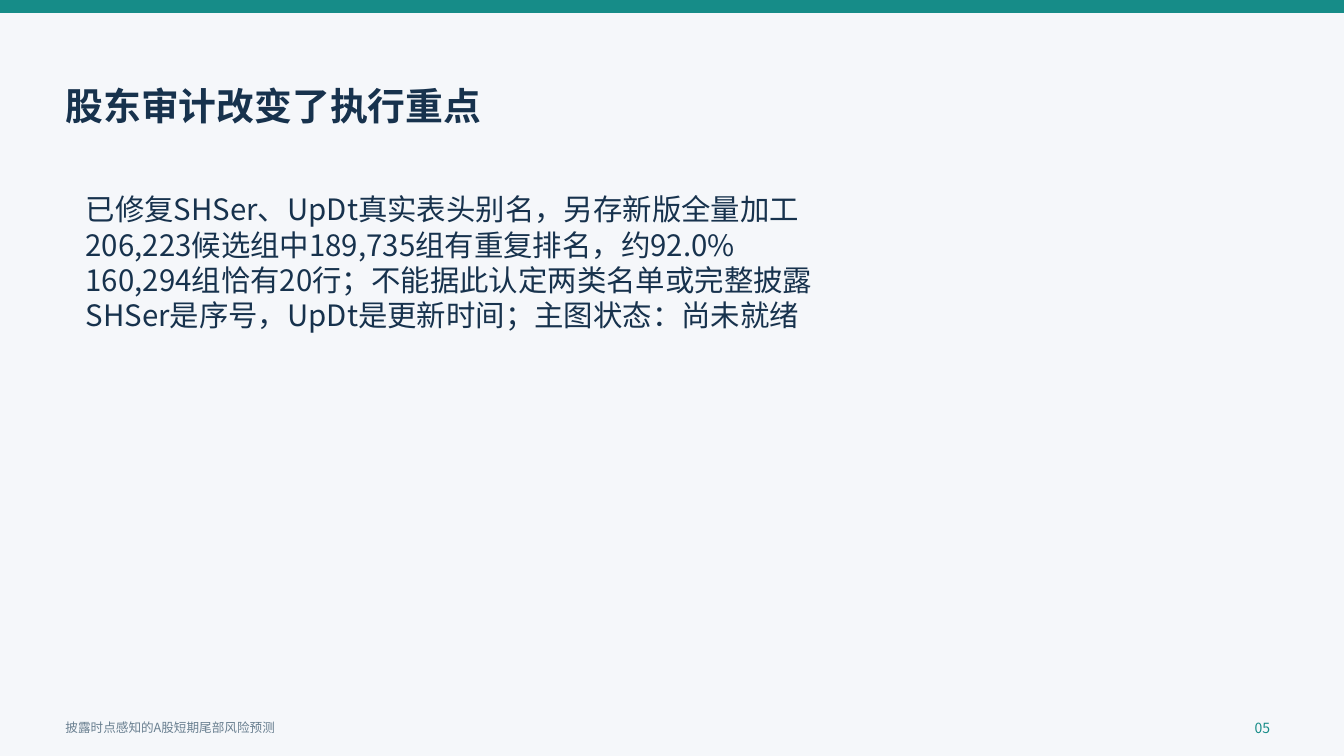
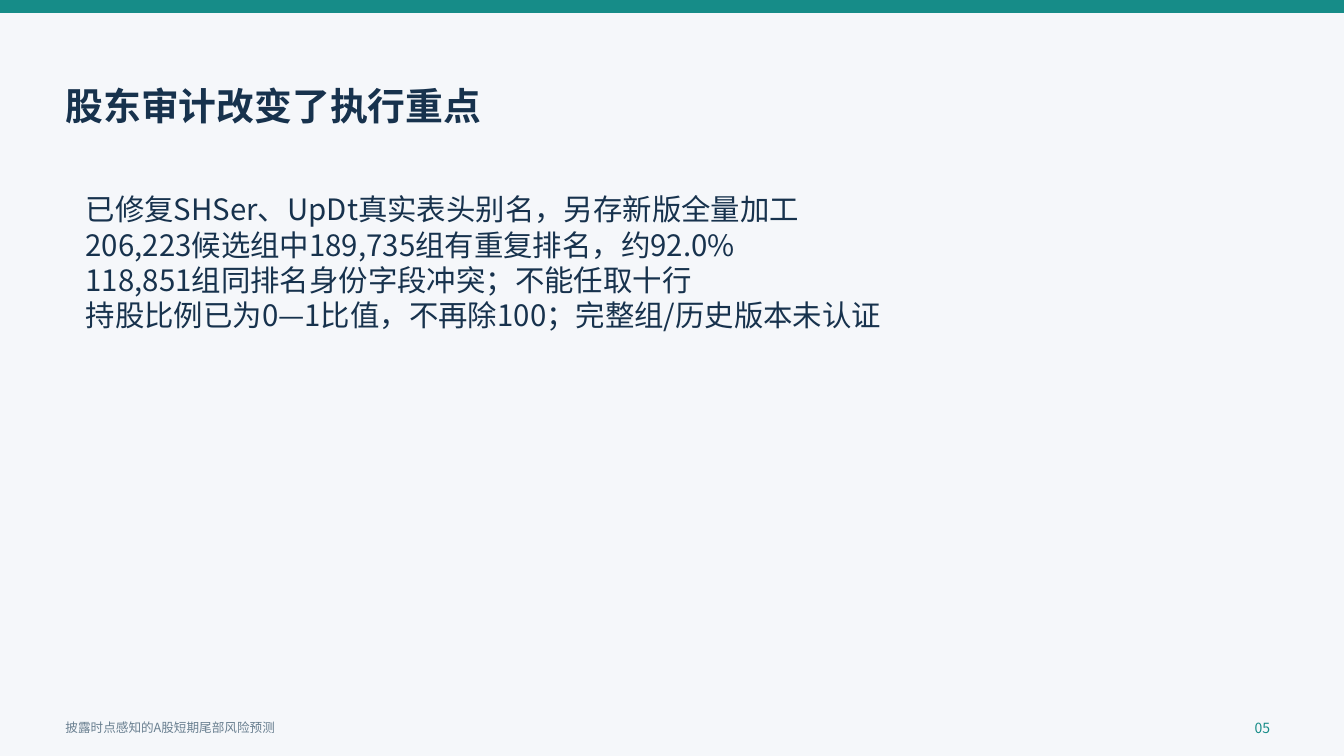
Before and after one commit to QiuKunYuan/llm-event-tail-risk-, a slide deck: slide 5 of docs/开题报告/开题答辩汇报.pptx. Drawn at 1344x756 pixels with LibreOffice and Linux fonts; fonts in the diff are those of the drawing. Boxes give left, top, right and bottom in pixels: in the first picture for what was removed or moved away, otherwise in the second. Text is boxed around its words. In the diff, an @@ line names an element or a change of style, - is before the commit and + after.

```diff
--- a/docs/开题报告/开题答辩汇报.pptx
+++ b/docs/开题报告/开题答辩汇报.pptx
@@ text at bbox=[86, 261, 882, 332]: text changed @@
-160,294组恰有20行；不能据此认定两类名单或完整披露
-SHSer是序号，UpDt是更新时间；主图状态：尚未就绪
+118,851组同排名身份字段冲突；不能任取十行
+持股比例已为0—1比值，不再除100；完整组/历史版本未认证
```
Also in this commit, not shown: 4 other slides changed, 23 other files.
